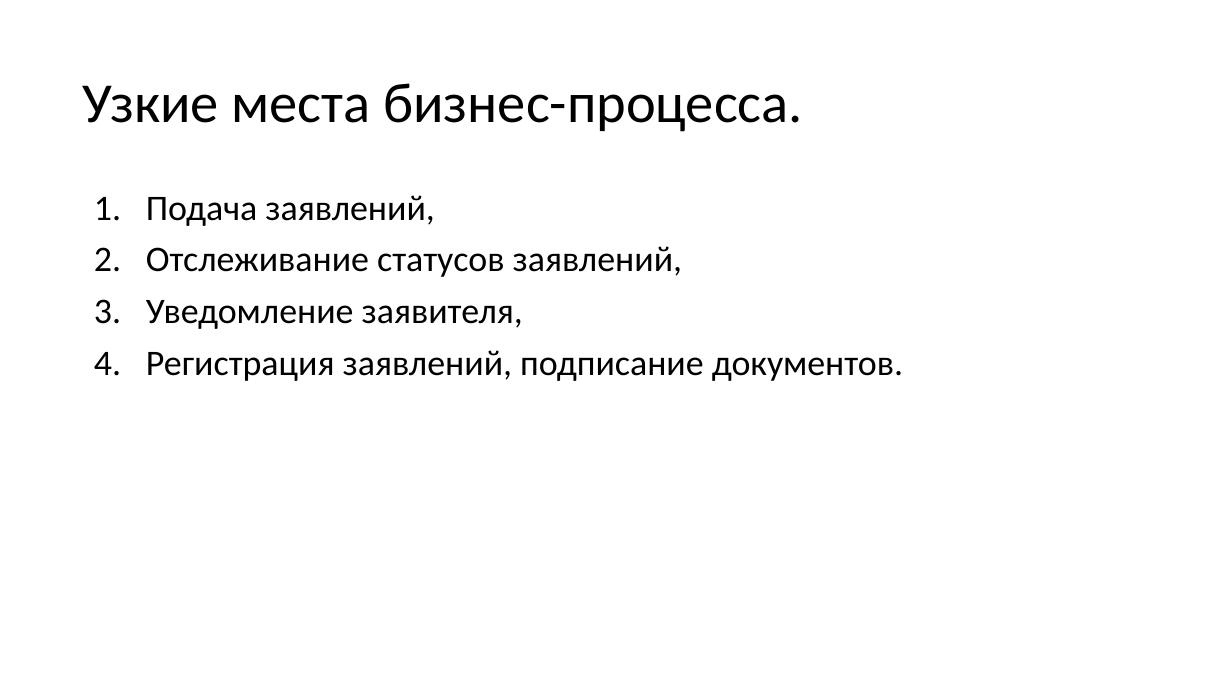
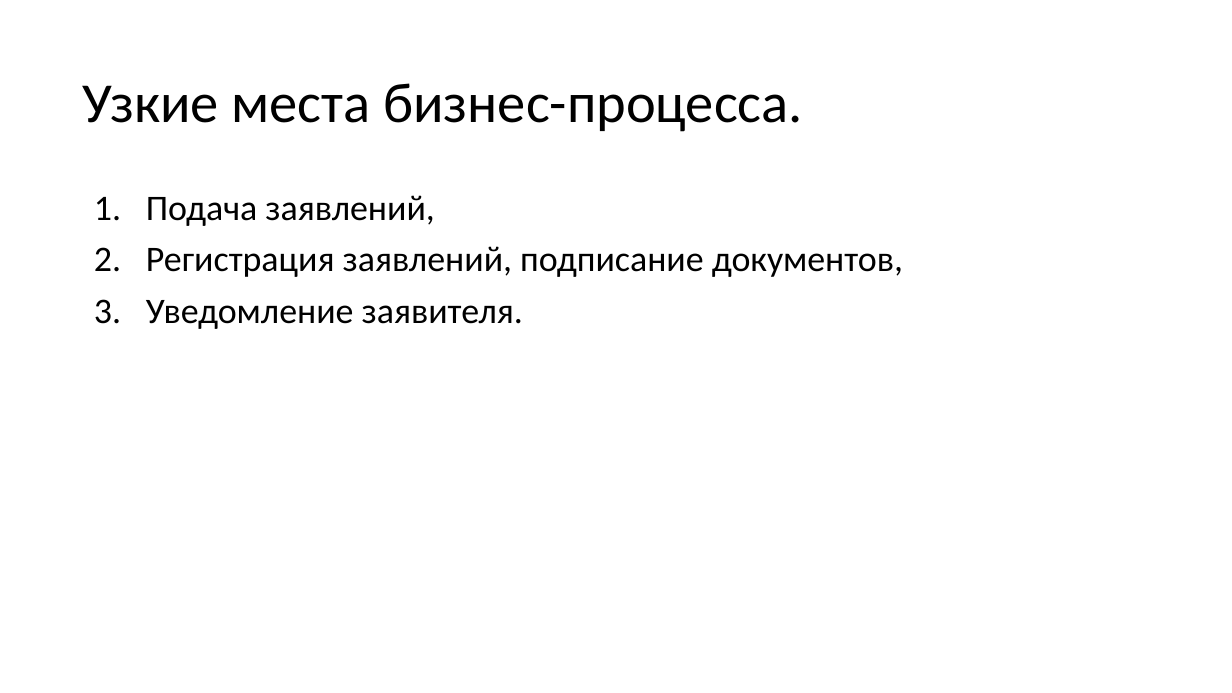
Before and after one commit to mcdodik20008/docs, a slide deck: slide 10 of Презентация.pptx. Drawn at 1232x693 pixels with LibreOffice and Linux fonts; fonts in the diff are those of the drawing. Boxes give left, top, right and bottom in pixels: in the first picture for what was removed or moved away, otherwise in the second. Text is boxed around its words. In the diff, an @@ line names an element or a change of style, - is before the commit and + after.

```diff
--- a/Презентация.pptx
+++ b/Презентация.pptx
@@ text at <box>146,246,903,329</box>: text changed @@
-2. Отслеживание статусов заявлений,
-3. Уведомление заявителя,
-4. Регистрация заявлений, подписание документов.
+2. Регистрация заявлений, подписание документов,
+3. Уведомление заявителя.
```
Also in this commit, not shown: 3 other slides changed.
